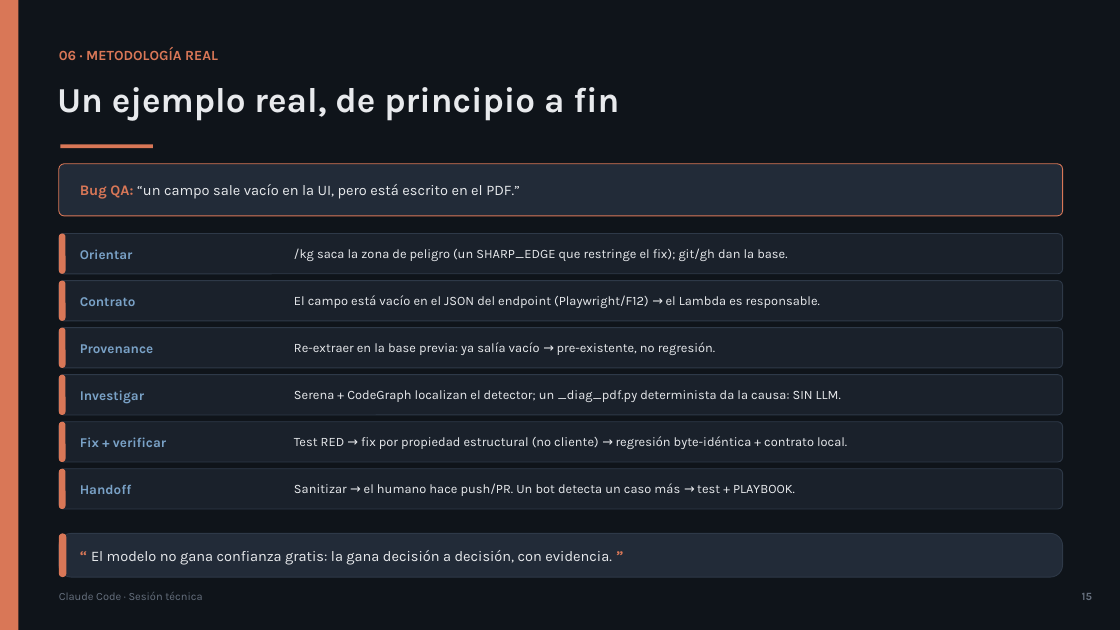
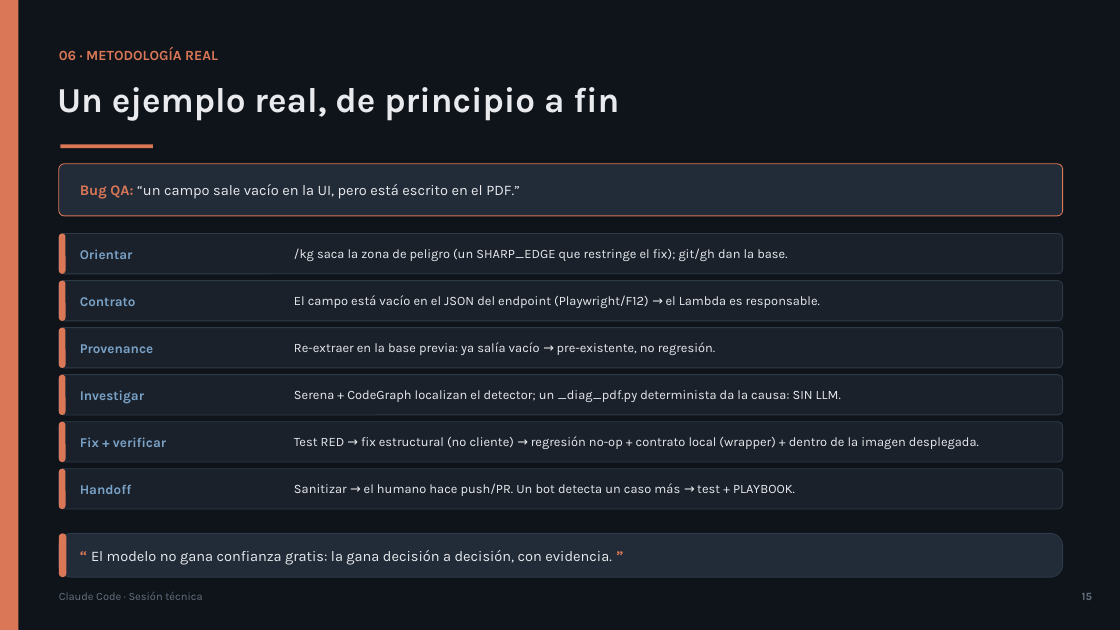
Before and after one commit to olonok69/claude_code_ml_engineer, a slide deck: slide 15 of presentacion/Claude_Code_Presentacion.pptx. Drawn at 1120x630 pixels with LibreOffice and Linux fonts; fonts in the diff are those of the drawing. Boxes give left, top, right and bottom in pixels: in the first picture for what was removed or moved away, otherwise in the second. Text is boxed around its words. In the diff, an @@ line names an element or a change of style, - is before the commit and + after.

```diff
--- a/presentacion/Claude_Code_Presentacion.pptx
+++ b/presentacion/Claude_Code_Presentacion.pptx
@@ text at (294, 436, 979, 449): text changed @@
-Test RED → fix por propiedad estructural (no cliente) → regresión byte-idéntica + contrato local.
+Test RED → fix estructural (no cliente) → regresión no-op + contrato local (wrapper) + dentro de la imagen desplegada.
```
Also in this commit, not shown: 3 other slides changed, 9 other files.
